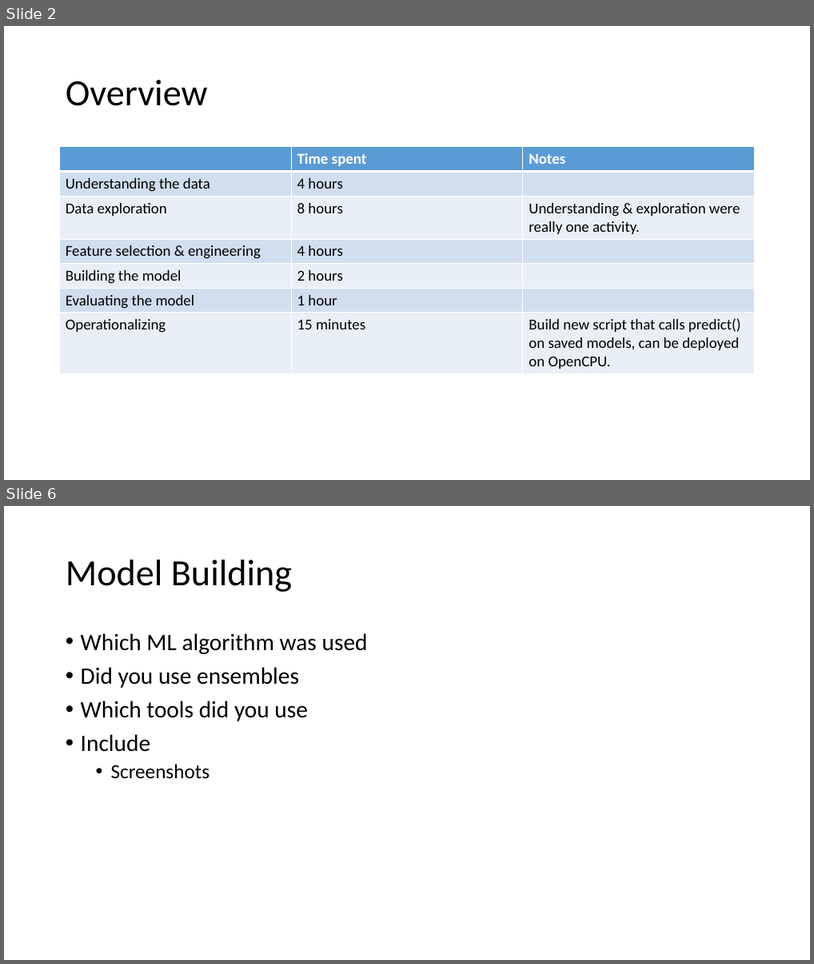
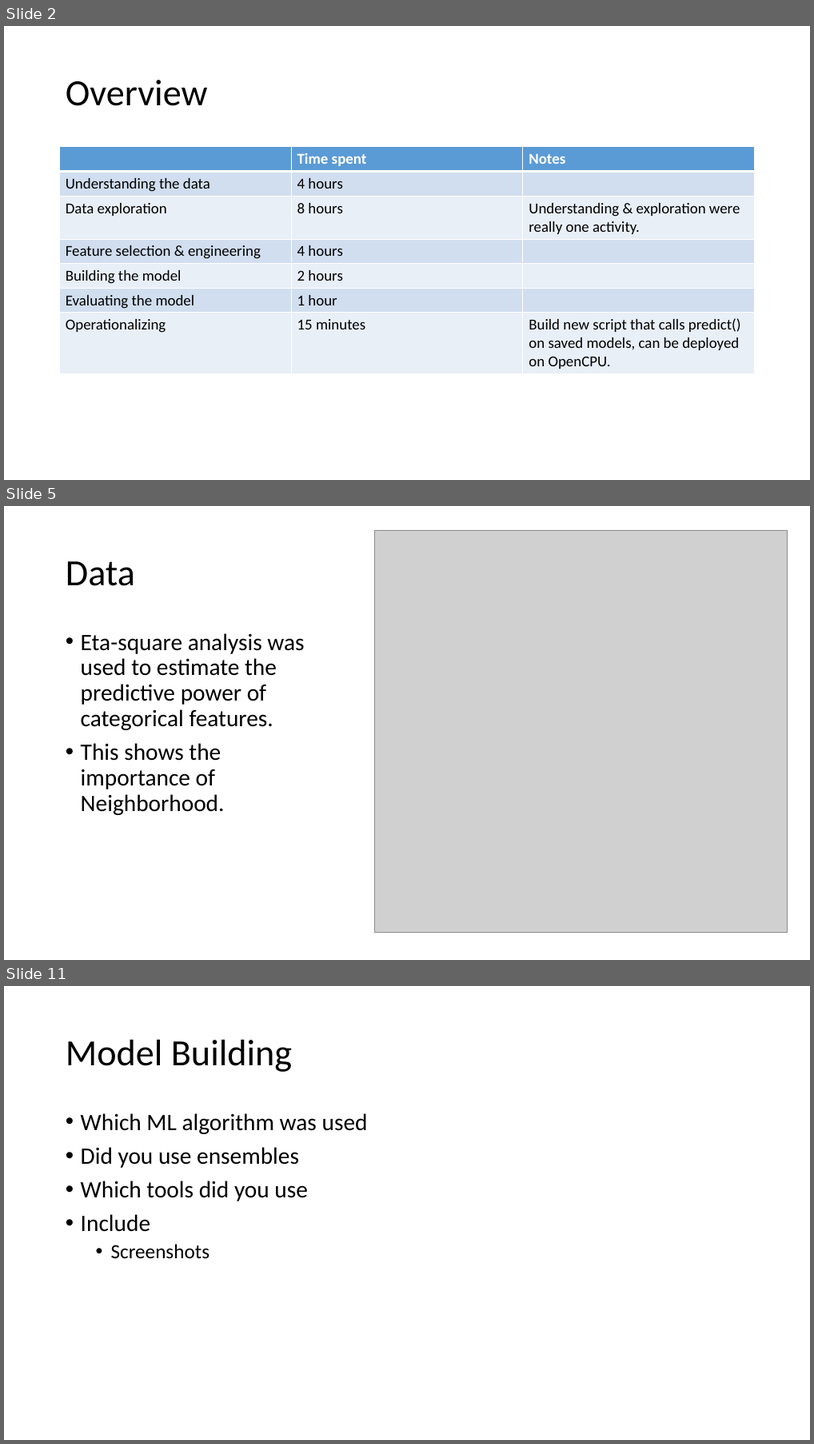
Before and after one commit to DannyGsGit/UW_DS450, a slide deck: Capstone/Docs/Homework/Template_Individual.pptx. Shown one above the other, each under a label of ours: slides 2 and 6 before the commit, slides 2, 5 and 11 after it; the slides between them are not shown. The pictures are 814x964 and 814x1444 pixels, drawn with LibreOffice and Linux fonts; fonts in the diff are those of the drawing; grey boxes stand for pictures. Boxes give left, top, right and bottom in pixels: in the first picture for what was removed or moved away, otherwise in the second. Text is boxed around its words. In the diff, an @@ line names an element or a change of style, - is before the commit and + after.

```diff
--- a/Capstone/Docs/Homework/Template_Individual.pptx
+++ b/Capstone/Docs/Homework/Template_Individual.pptx
@@ slide 5 added at [4, 506, 810, 960], background #FFFFFF @@
@@ picture added at [375, 530, 787, 932] @@
@@ title added at [66, 561, 135, 586], 44 pt, text #000000 @@
+Data
@@ text added at [81, 633, 304, 815], 28 pt, text #000000 @@
+• Eta-square analysis was used to estimate the predictive power of categorical features.
+• This shows the importance of Neighborhood.
@@ what was slide 6 is now slide 11 @@
```
Also in this commit, not shown: 3 slides changed, 7 other slides added, 1 slide removed.
